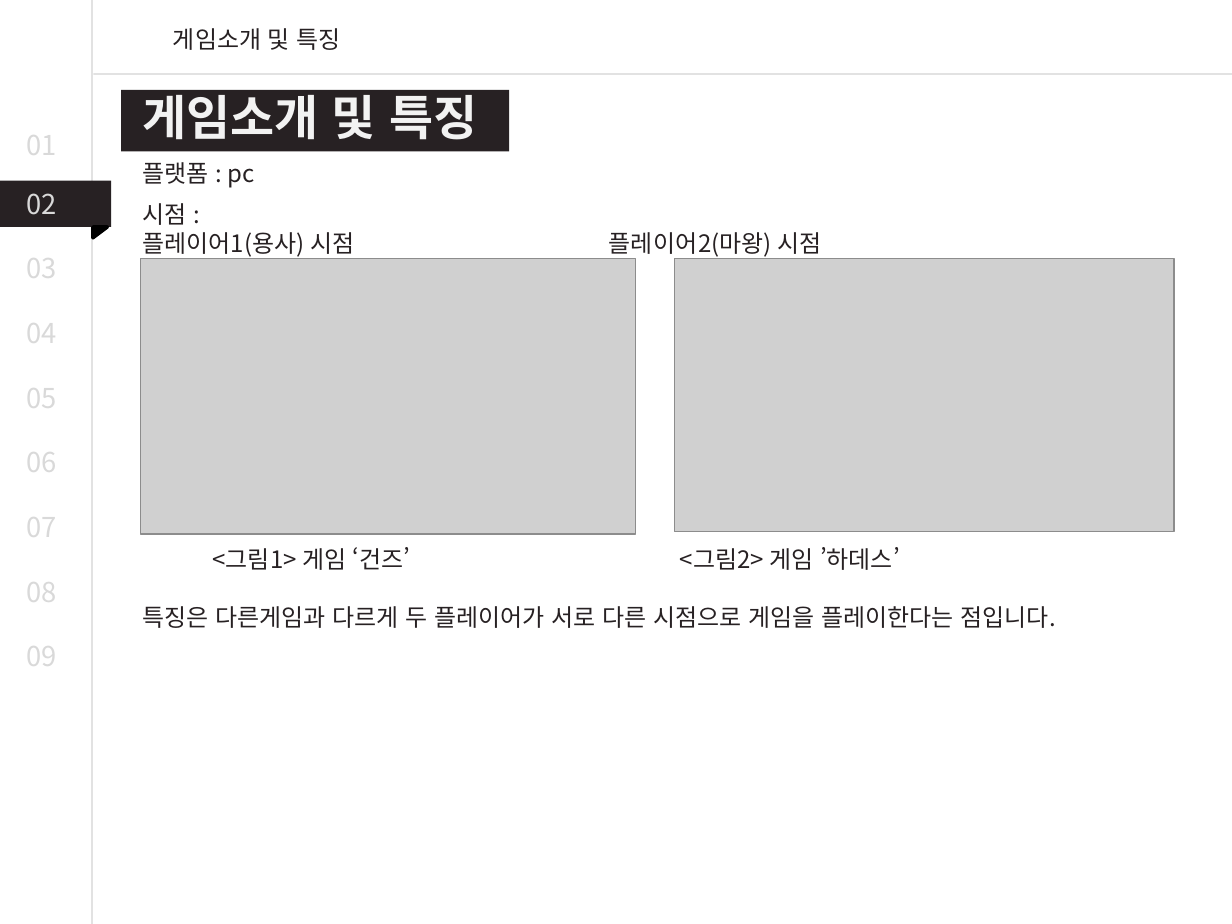
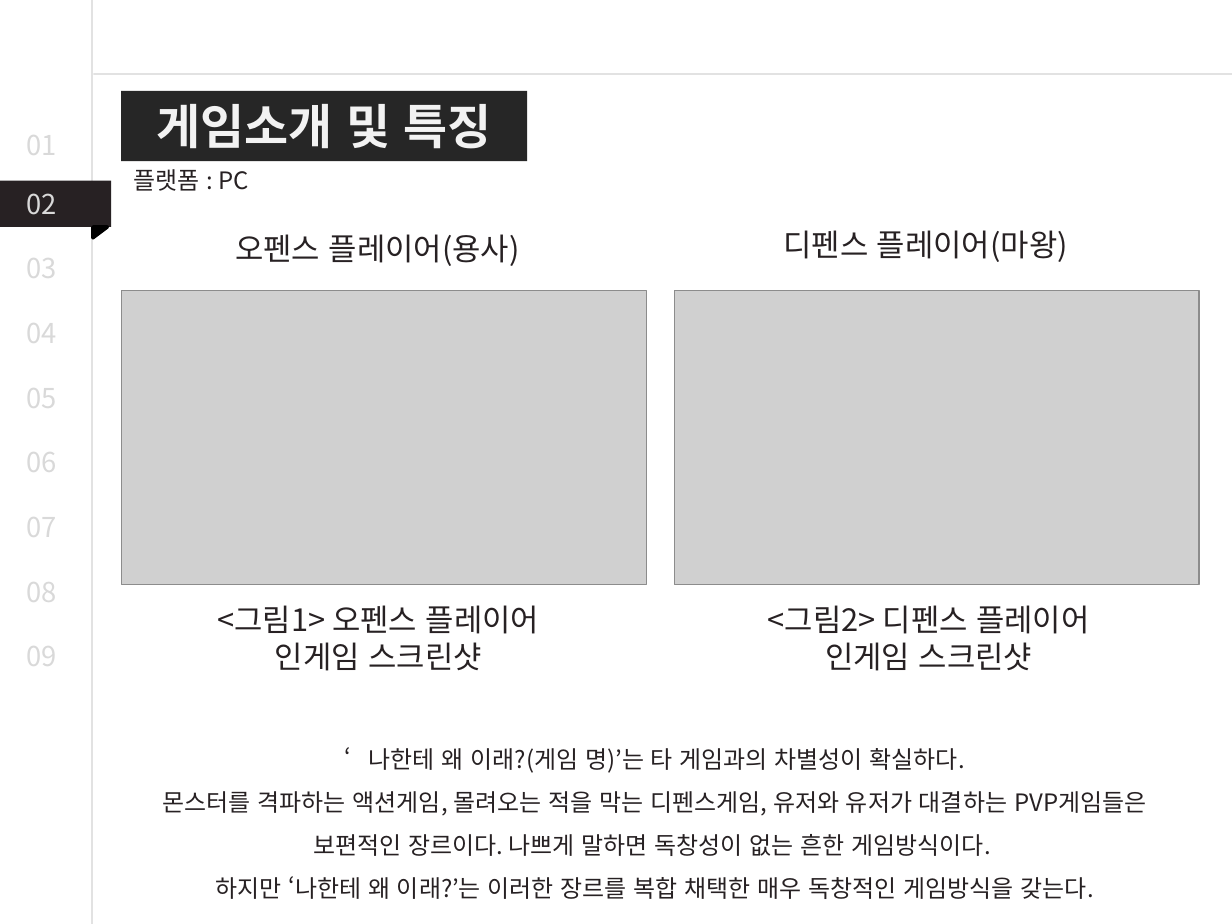
Before and after one commit to dkdldjswkd/Why-are-you-doing-this-to-me-, a slide deck: slide 5 of 나한테 왜 이래 최준영 진석진 임장빈.pptx. Drawn at 1232x924 pixels with LibreOffice and Linux fonts; fonts in the diff are those of the drawing; grey boxes stand for pictures. Boxes give left, top, right and bottom in pixels: in the first picture for what was removed or moved away, otherwise in the second. Text is boxed around its words. In the diff, an @@ line names an element or a change of style, - is before the commit and + after.

```diff
--- a/나한테 왜 이래 최준영 진석진 임장빈.pptx
+++ b/나한테 왜 이래 최준영 진석진 임장빈.pptx
@@ text removed at (173, 28, 341, 50) @@
-게임소개 및 특징
@@ rectangle "게임소개 및 특징": place and size @@
-rectangle "게임소개 및 특징" at (142, 85, 477, 140)
+rectangle "게임소개 및 특징" at (121, 91, 527, 161)
@@ rectangle "게임소개 및 특징" at (121, 91, 527, 161): fill none to #262626 @@
@@ rectangle removed at (121, 90, 509, 152) @@
@@ text at (133, 169, 249, 191): text changed @@
-플랫폼 : pc
+플랫폼 : PC
@@ text removed at (143, 203, 1056, 628) @@
-시점 :
-플레이어1(용사) 시점 플레이어2(마왕) 시점
-<그림1> 게임 ‘건즈’ <그림2> 게임 ’하데스’
-특징은 다른게임과 다르게 두 플레이어가 서로 다른 시점으로 게임을 플레이한다는 점입니다.
@@ picture: place and size @@
-picture at (140, 259, 636, 535)
+picture at (121, 291, 646, 585)
@@ picture: place and size @@
-picture at (674, 259, 1174, 532)
+picture at (674, 291, 1199, 585)
@@ group added at (217, 230, 1089, 671): 4 texts @@
+오펜스 플레이어(용사)
+<그림1> 오펜스 플레이어 인게임 스크린샷
+디펜스 플레이어(마왕)
+<그림2> 디펜스 플레이어
+인게임 스크린샷
@@ text added at (163, 748, 1147, 899), 14 pt, text #272123 @@
+‘나한테 왜 이래?(게임 명)’는 타 게임과의 차별성이 확실하다.
+몬스터를 격파하는 액션게임, 몰려오는 적을 막는 디펜스게임, 유저와 유저가 대결하는 PVP게임들은
+보편적인 장르이다. 나쁘게 말하면 독창성이 없는 흔한 게임방식이다.
+하지만 ‘나한테 왜 이래?’는 이러한 장르를 복합 채택한 매우 독창적인 게임방식을 갖는다.
```
Also in this commit, not shown: 10 other slides changed, 5 slides added, 1 other file.
